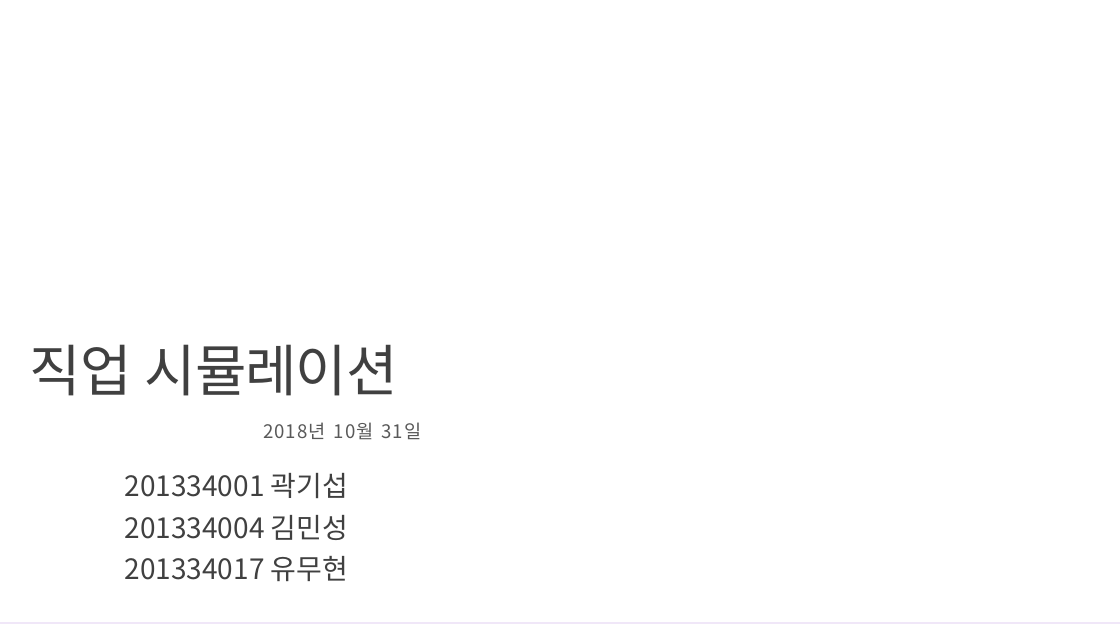
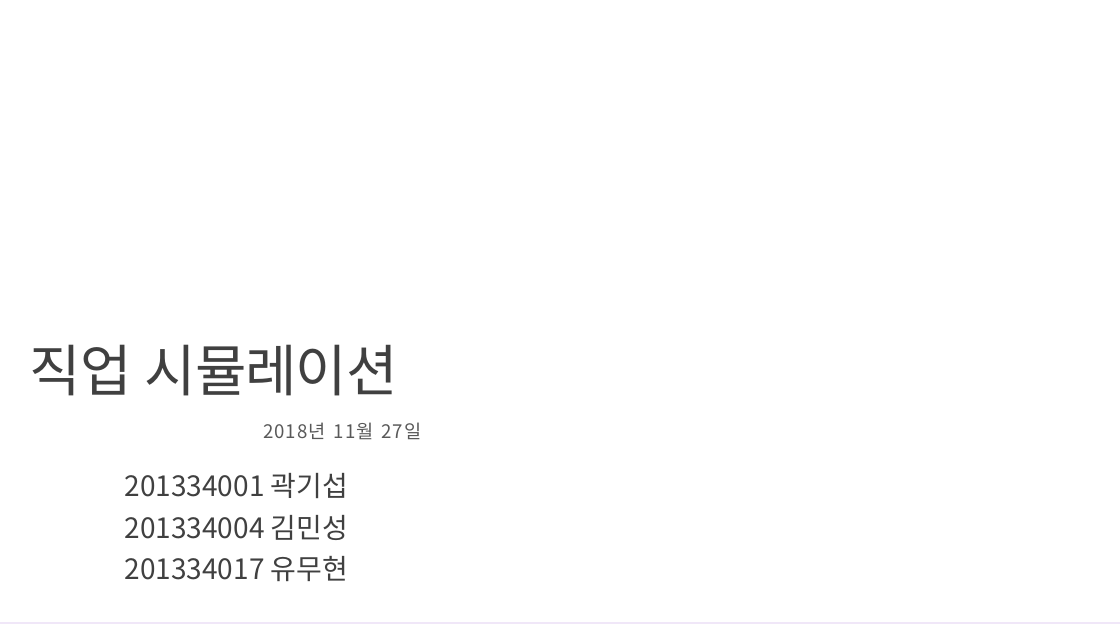
Before and after one commit to zlstjq/forgit, a slide deck: slide 1 of 세미나 중간발표 1.pptx. Drawn at 1120x630 pixels with LibreOffice and Linux fonts; fonts in the diff are those of the drawing; background and template pictures are left out. Boxes give left, top, right and bottom in pixels: in the first picture for what was removed or moved away, otherwise in the second. Text is boxed around its words. In the diff, an @@ line names an element or a change of style, - is before the commit and + after.

```diff
--- a/세미나 중간발표 1.pptx
+++ b/세미나 중간발표 1.pptx
@@ text at (263,422,421,440): text changed @@
-2018년 10월 31일
+2018년 11월 27일
```
Also in this commit, not shown: 2 other slides changed.
